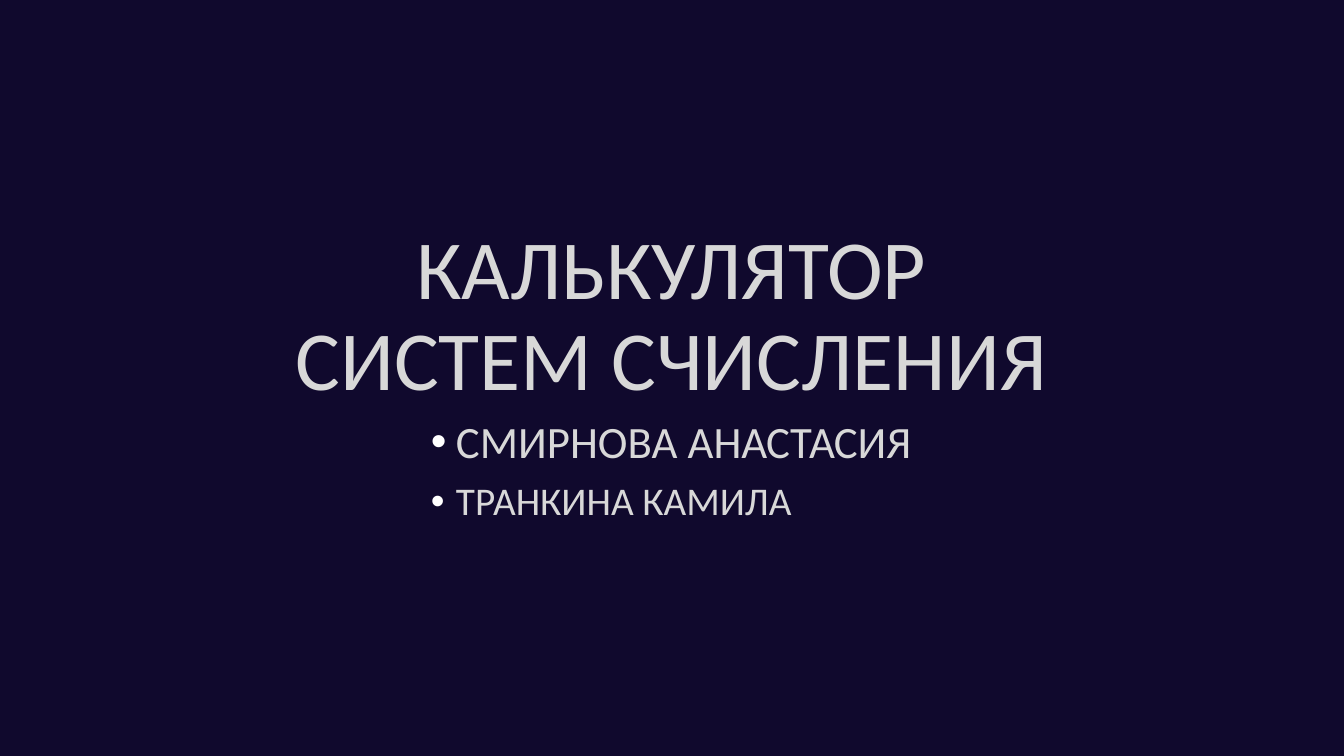
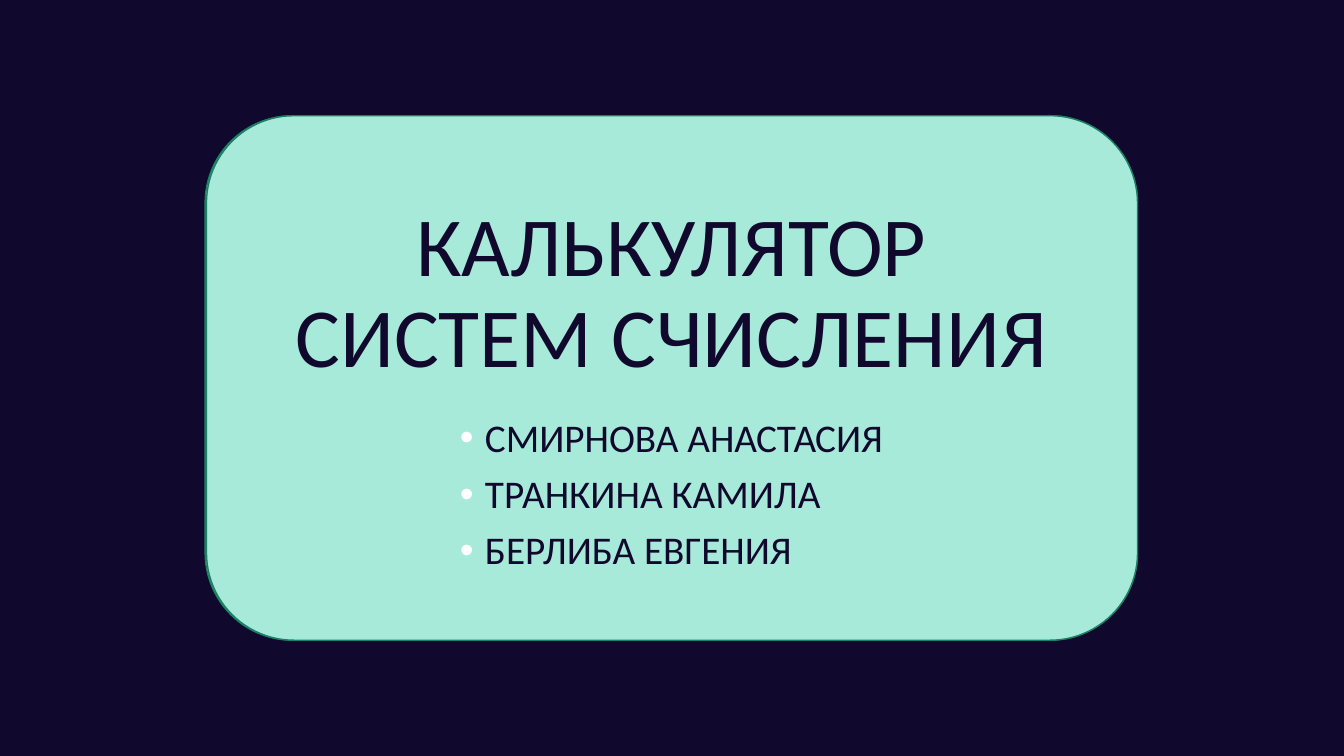
Before and after one commit to Upiter26/NumSysCalc, a slide deck: slide 1 of Presentation — копия.odp. Drawn at 1344x756 pixels with LibreOffice and Linux fonts; fonts in the diff are those of the drawing. Boxes give left, top, right and bottom in pixels: in the first picture for what was removed or moved away, otherwise in the second. Text is boxed around its words. In the diff, an @@ line names an element or a change of style, - is before the commit and + after.

```diff
--- a/Presentation — копия.odp
+++ b/Presentation — копия.odp
@@ freeform shape added at [206, 116, 1138, 640], fill #9BF577, outline #1B8065 0.99 pt @@
@@ freeform shape added at [207, 116, 1138, 640], fill #A8EAD9, outline #1B8065 0.99 pt @@
@@ title "КАЛЬКУЛЯТОР СИСТЕМ СЧИСЛЕНИЯ": place and size @@
-title "КАЛЬКУЛЯТОР СИСТЕМ СЧИСЛЕНИЯ" at [296, 244, 1047, 391]
+title "КАЛЬКУЛЯТОР СИСТЕМ СЧИСЛЕНИЯ" at [296, 221, 1047, 368]
@@ title "КАЛЬКУЛЯТОР СИСТЕМ СЧИСЛЕНИЯ" at [296, 221, 1047, 368]: text colour #D8D8D8 to #10092D @@
@@ subtitle "СМИРНОВА АНАСТАСИЯ": place and size @@
-subtitle "СМИРНОВА АНАСТАСИЯ" at [456, 429, 912, 516]
+subtitle "СМИРНОВА АНАСТАСИЯ" at [485, 426, 883, 565]
@@ subtitle at [485, 426, 883, 509]: size 32 to 28 pt in "СМИРНОВА АНАСТАСИЯ"; text colour #D8D8D8 to #10092D in "СМИРНОВА АНАСТАСИЯ", "ТРАНКИНА КАМИЛА" @@
@@ subtitle at [485, 539, 792, 565]: paragraph added @@
+• БЕРЛИБА ЕВГЕНИЯ
```
Also in this commit, not shown: 8 other slides changed, 1 slide added, 2 slides removed.
